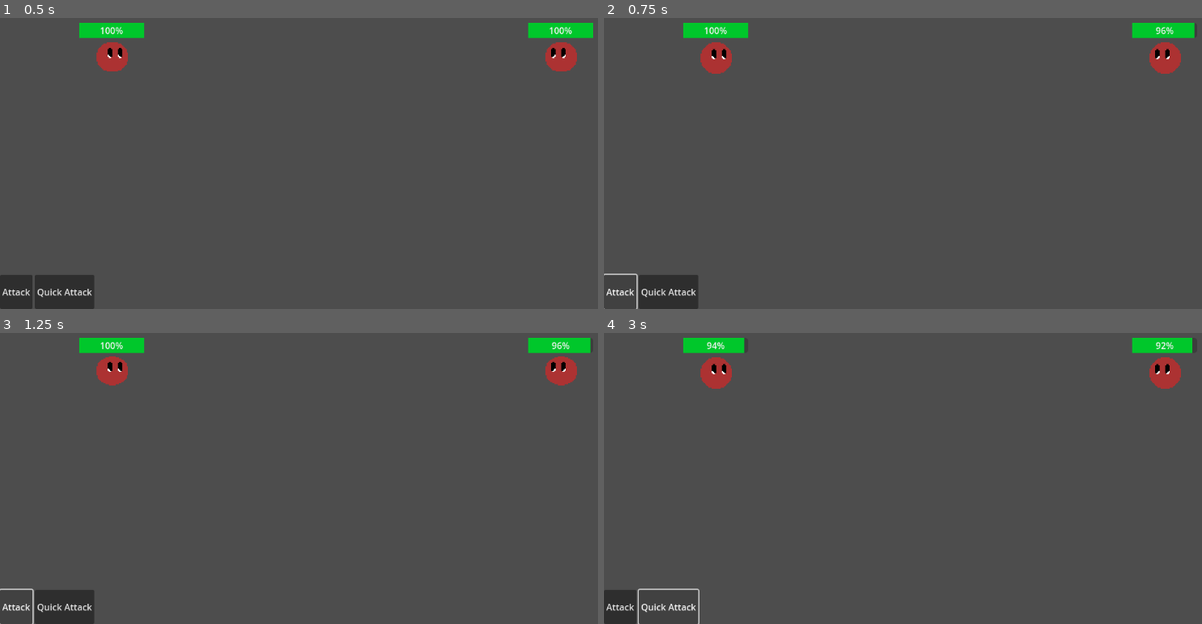
Above: before the commit, frames 1-4 (two rows, left to right).
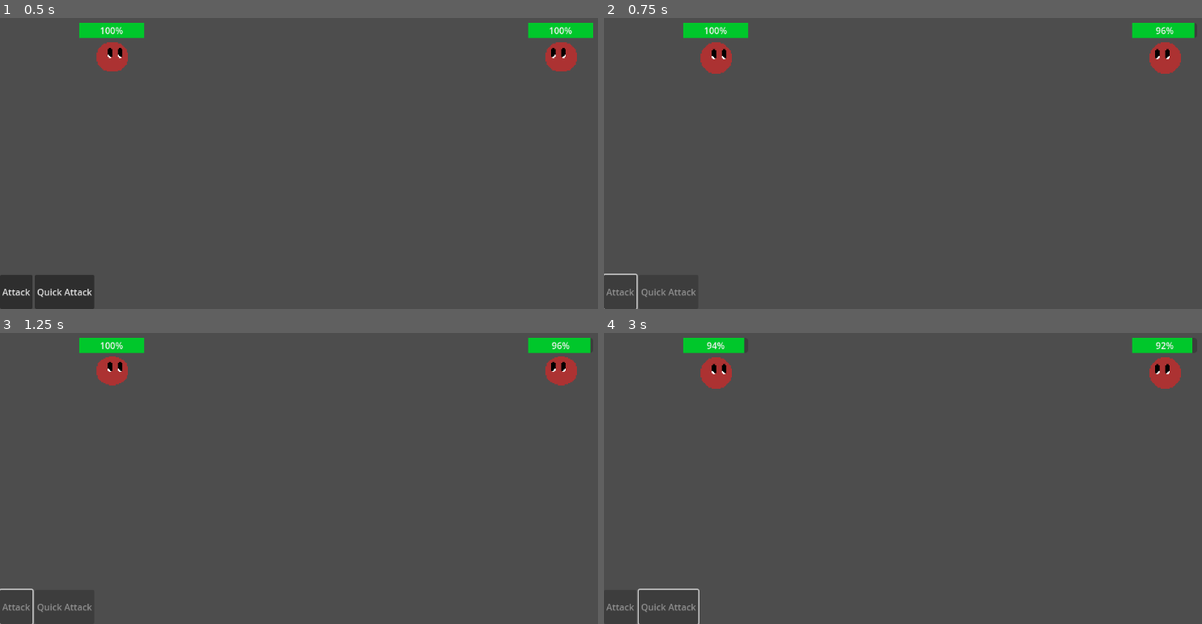
Above: after the commit, the same moments.

Repository: BunnyLandDev/Godot-turn-based-RPG-module
Game: Godot game, scene res://Nodes/main_outer.tscn
Two runs of this game, one before a commit and one after it. Both use one fixed random seed, a clock stepped at 60 frames per second and the inputs below.
Inputs (mouse positions are in pixels of both pictures, inside the frame that each line leads up to):
- Up to frame 1 (0.5 s): no input
- Up to frame 2 (0.75 s): click "Attack" at 0.5 s
- Up to frame 3 (1.25 s): no input
- Up to frame 4 (3 s): click (669, 606) at 1.25 s, where only the run before the commit has a clickable "Quick Attack"; click "Attack" at 2 s; click (669, 606) at 2.75 s, where only the run before the commit has a clickable "Quick Attack"

Frame 1 is identical in both runs. In frame 2, 0.1% of the frame differs, in the area x 0-16%, y 93-96%; in frame 3, 0.1%; in frame 4, 0.2%.

Commit message:
Improves the turn selection

Diff:
--- a/Scripts/main_outer.gd
+++ b/Scripts/main_outer.gd
@@ -8,6 +8,8 @@
 const SLIME = preload("res://Resources/Mobs/Slime.tres")
 
 var currentTurn
+
+signal PlayerTurn(boolean)
 
 func _ready() -> void:
 	PlayerEntity = ENTITY.instantiate()
@@ -25,9 +27,19 @@
 	EnemyEntity.CurrentTargets.append(PlayerEntity)
 	PlayerEntity.AttackNode.AttackSignal.connect(changeTurn.bind(EnemyEntity))
 	EnemyEntity.AttackNode.AttackSignal.connect(changeTurn.bind(PlayerEntity))
+	SelectTurn()
 
-func changeTurn(target):
+func changeTurn(target) -> void:
 	currentTurn = target
-	await get_tree().create_timer(1).timeout
-	if target == EnemyEntity:
+	if target == PlayerEntity:
+		PlayerTurn.emit(false)
+	else:
+		PlayerTurn.emit(true)
+		await get_tree().create_timer(1).timeout
 		EnemyEntity.MobAttack()
+
+func SelectTurn():
+	if randi_range(0, 1) == 0:
+		changeTurn(PlayerEntity)
+	else:
+		changeTurn(EnemyEntity)
--- a/Scripts/player_skill_box.gd
+++ b/Scripts/player_skill_box.gd
@@ -1,11 +1,18 @@
 extends HBoxContainer
 
 var PlayerEntity
+var Buttons: Array
 
 func initiate(player) -> void:
 	PlayerEntity = player
+	get_parent().PlayerTurn.connect(DisableButtons)
 	for skill in PlayerStats.Skills:
 		var newButton = Button.new()
 		add_child(newButton)
 		newButton.text = skill.SkillName
 		newButton.pressed.connect(player.AttackNode.Attack.bind(skill))
+		Buttons.append(newButton)
+
+func DisableButtons(input):
+	for button in Buttons:
+		button.disabled = input
